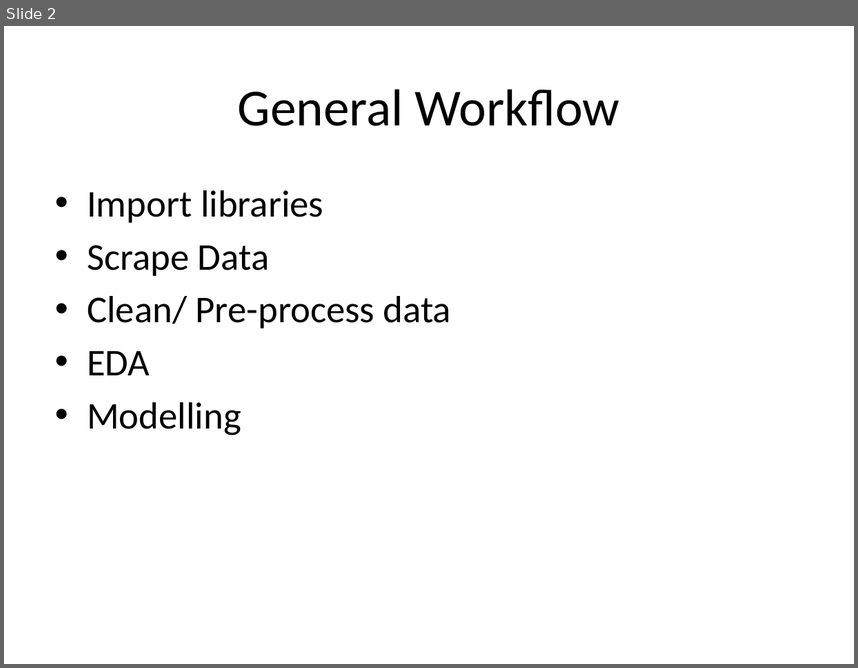
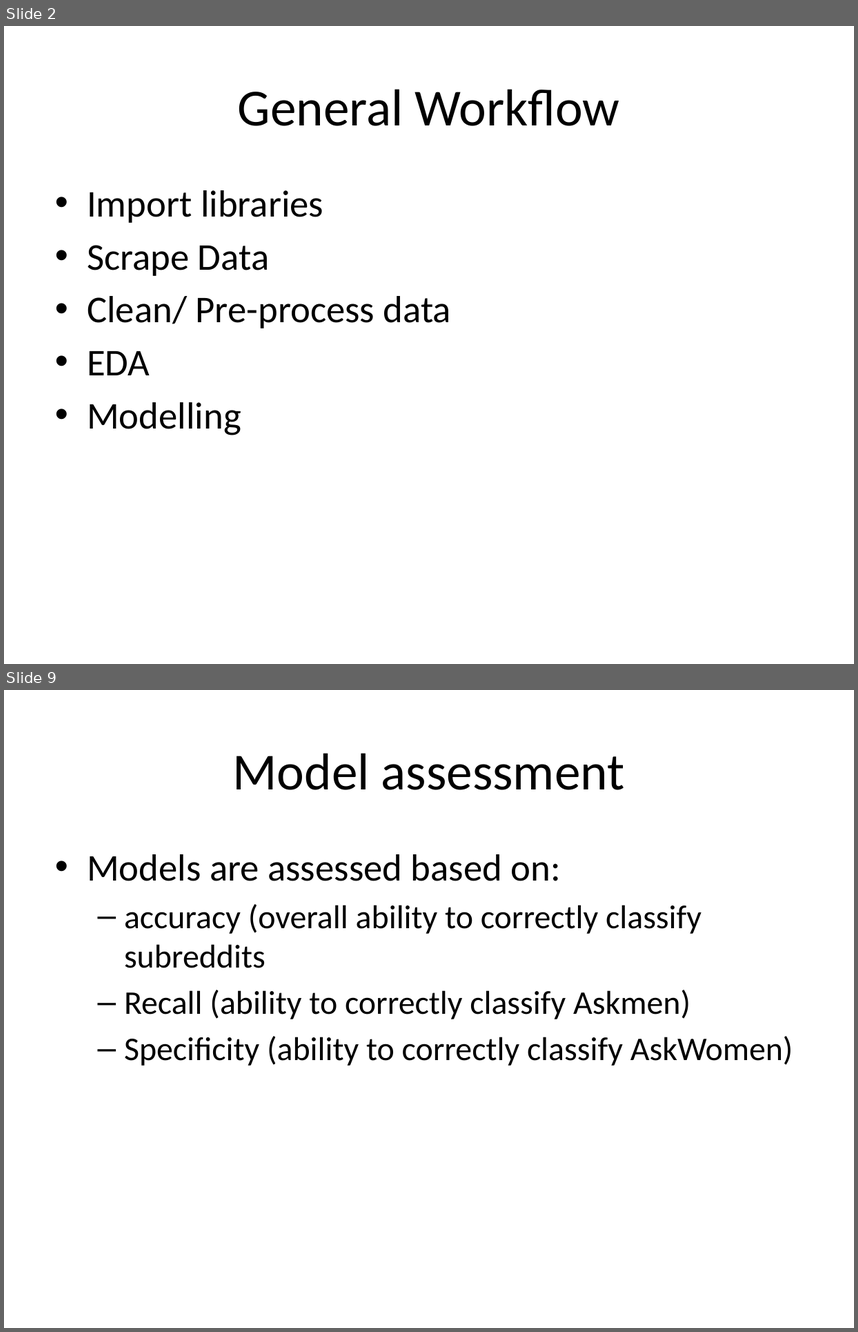
Before and after one commit to dantawesi/Classifying-Subreddits-with-NLP, a slide deck: Subreddit Classification.pptm. Shown one above the other, each under a label of ours: slide 2 before the commit, slides 2 and 9 after it; the slides between them are not shown. The pictures are 858x668 and 858x1332 pixels, drawn with LibreOffice and Linux fonts; fonts in the diff are those of the drawing. Boxes give left, top, right and bottom in pixels: in the first picture for what was removed or moved away, otherwise in the second. Text is boxed around its words. In the diff, an @@ line names an element or a change of style, - is before the commit and + after.

```diff
--- a/Subreddit Classification.pptm
+++ b/Subreddit Classification.pptm
@@ slide 9 added at (4, 690, 854, 1328), background #FFFFFF @@
@@ title added at (233, 753, 625, 790), 44 pt, text #000000 @@
+Model assessment
@@ text added at (87, 854, 793, 1065), 28 pt, text #000000 @@
+• Models are assessed based on:
+  – accuracy (overall ability to correctly classify subreddits
+  – Recall (ability to correctly classify Askmen)
+  – Specificity (ability to correctly classify AskWomen)
```
Also in this commit, not shown: 4 slides changed, 11 other slides added, 9 slides removed, 1 other file.
